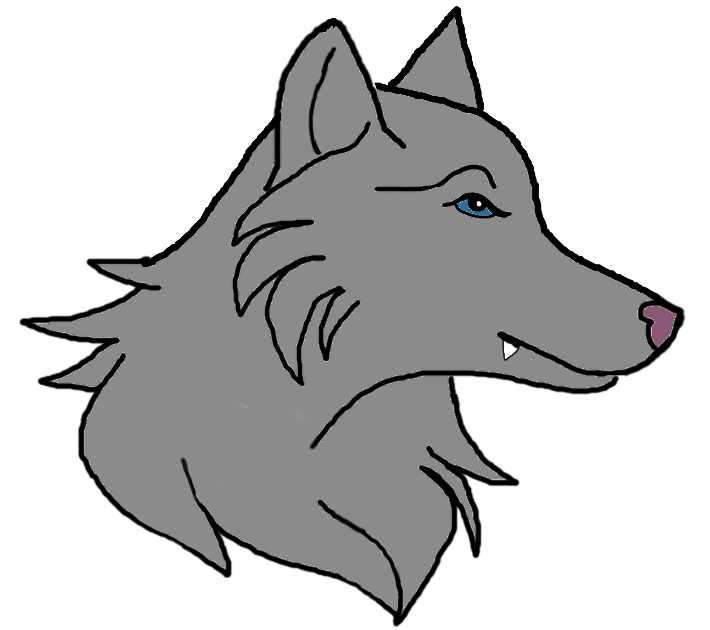
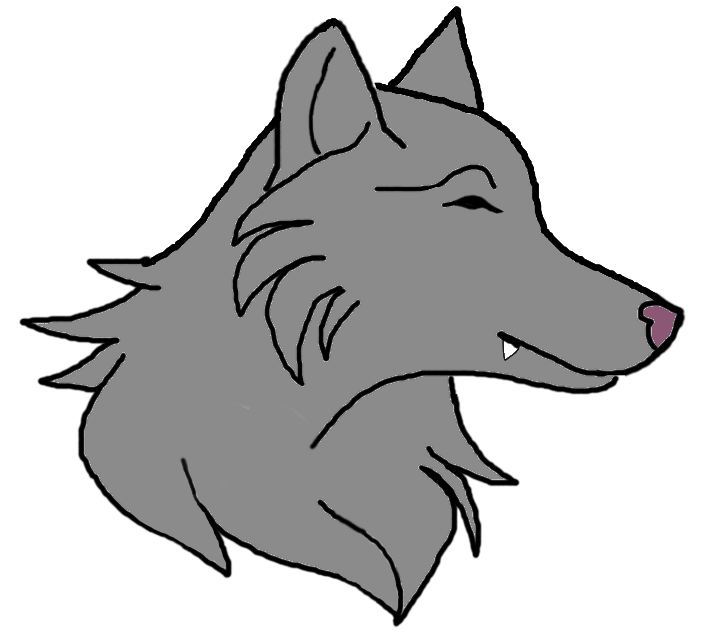
Revision of a layered 710x630 image; what changed, layer by layer:
painted on "color" over (450, 191, 513, 219)
